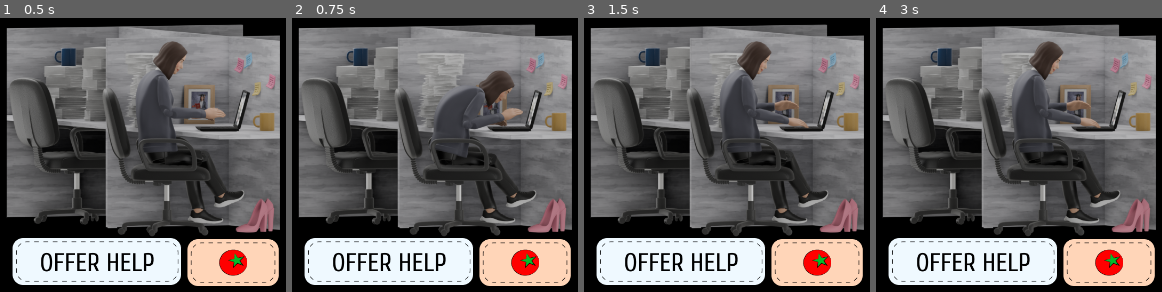
Above: before the commit, frames 1-4 (left to right).
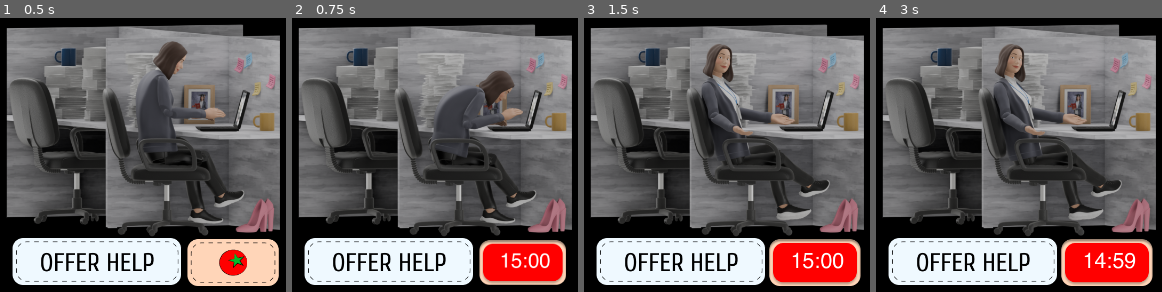
Above: after the commit, the same moments.

Repository: grkovalev/office-game
Game: Godot game, scene res://node.tscn
The game is run twice, just before and just after one commit, with the same random seed, the same clock (stepped at 60 frames per second) and the same inputs.
Inputs (mouse positions are in pixels of both pictures, inside the frame that each line leads up to):
- Up to frame 1 (0.5 s): no input
- Up to frame 2 (0.75 s): click (523, 264) at 0.5 s
- Up to frame 3 (1.5 s): click (815, 264) at 1.25 s
- Up to frame 4 (3 s): click (1107, 264) at 2 s; click (1107, 264) at 2.75 s

Frame 1 is identical in both runs. In frame 2, 4.7% of the frame differs, in the area x 65-98%, y 80-98%; in frame 3, 13%; in frame 4, 13%, in the area x 40-98%, y 8-98%.
Error before the commit: Parse Error: Function "handle_right_click" has the same name as a previously declared function. (res://AnimatedButton.gd:91)

Commit message:
deleted duplicated code

Diff:
--- a/AnimatedButton.gd
+++ b/AnimatedButton.gd
@@ -88,26 +88,6 @@
 	else:
 		animate_to(hover_scale)
 
-func handle_right_click():
-	if timer_running and timer_paused:
-		reset_button()
-
-func _gui_input(event: InputEvent) -> void:
-	if event is InputEventMouseButton and event.pressed:
-		if event.button_index == MouseButton.MOUSE_BUTTON_LEFT:
-			handle_left_click()
-		elif event.button_index == MouseButton.MOUSE_BUTTON_RIGHT:
-			handle_right_click()
-
-func handle_left_click():
-	if not timer_running:
-		start_cooldown()
-	elif timer_running and not timer_paused:
-		timer_paused = true
-	elif timer_running and timer_paused:
-		timer_paused = false
-
-
 func start_cooldown():
 	timer_running = true
 	timer_paused = false
